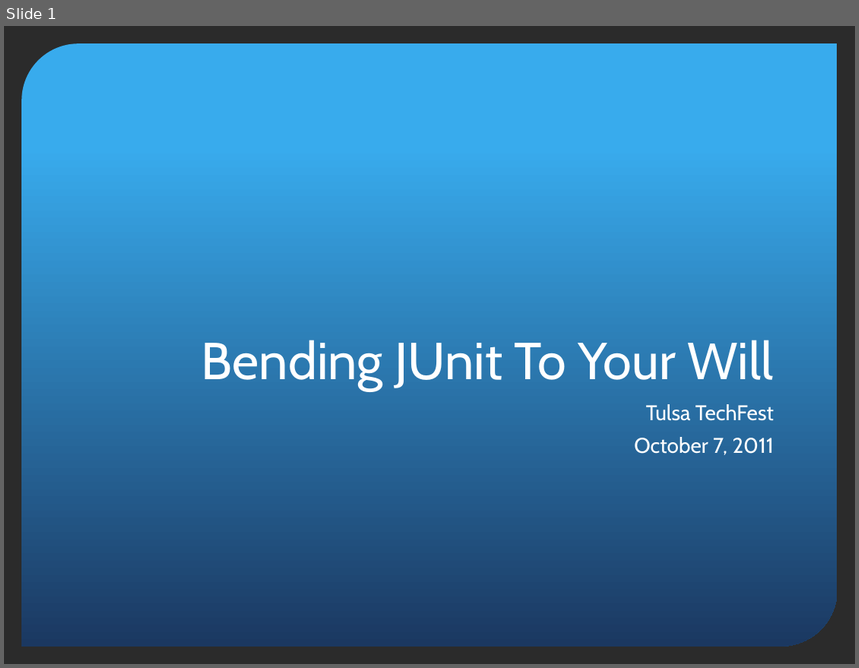
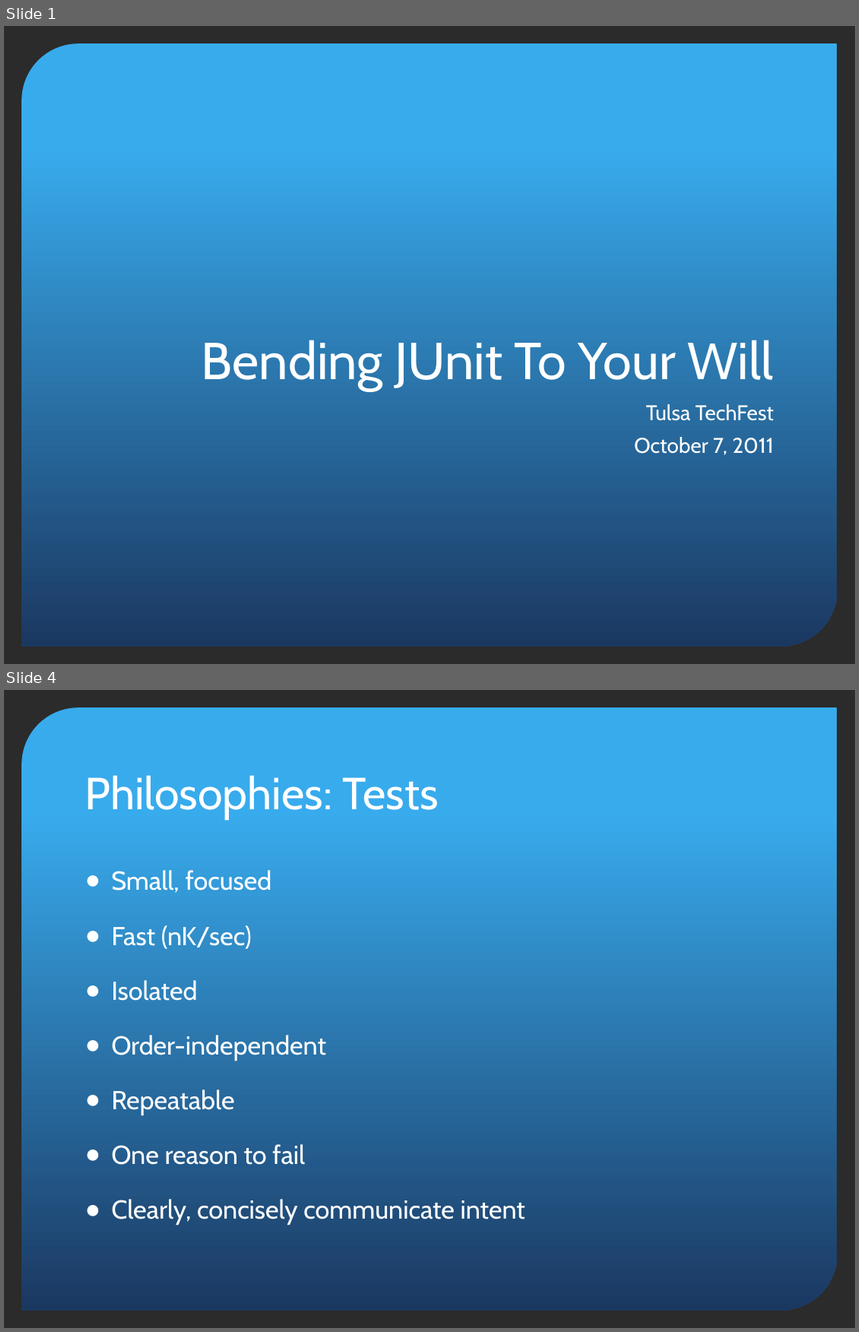
Before and after one commit to pholser/bending-junit, a slide deck: bending-junit.pptx. Shown one above the other, each under a label of ours: slide 1 before the commit, slides 1 and 4 after it; the slides between them are not shown. The pictures are 859x668 and 859x1332 pixels, drawn with LibreOffice and Linux fonts; fonts in the diff are those of the drawing; background and template pictures are left out; a plain dark background stands for a picture behind light text. Boxes give left, top, right and bottom in pixels: in the first picture for what was removed or moved away, otherwise in the second. Text is boxed around its words. In the diff, an @@ line names an element or a change of style, - is before the commit and + after.

```diff
--- a/bending-junit.pptx
+++ b/bending-junit.pptx
@@ slide 4 added at [4,690,855,1328], background picture (left out); not listed: 1 template element that a slide beside it also shows @@
@@ title added at [85,775,439,819], 38 pt, text #FFFFFF @@
+Philosophies: Tests
@@ text added at [111,870,525,1226], 22 pt, text #FFFFFF @@
+● Small, focused
+● Fast (nK/sec)
+● Isolated
+● Order-independent
+● Repeatable
+● One reason to fail
+● Clearly, concisely communicate intent
```
Also in this commit, not shown: 8 other slides added, 3 other files.
